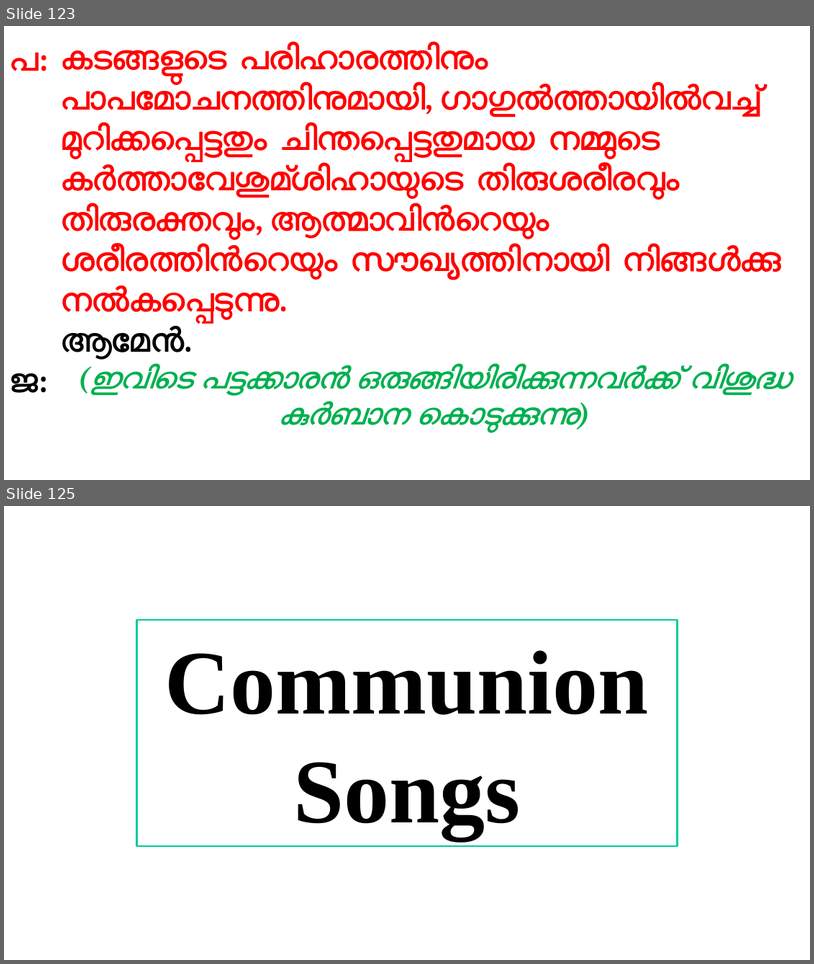
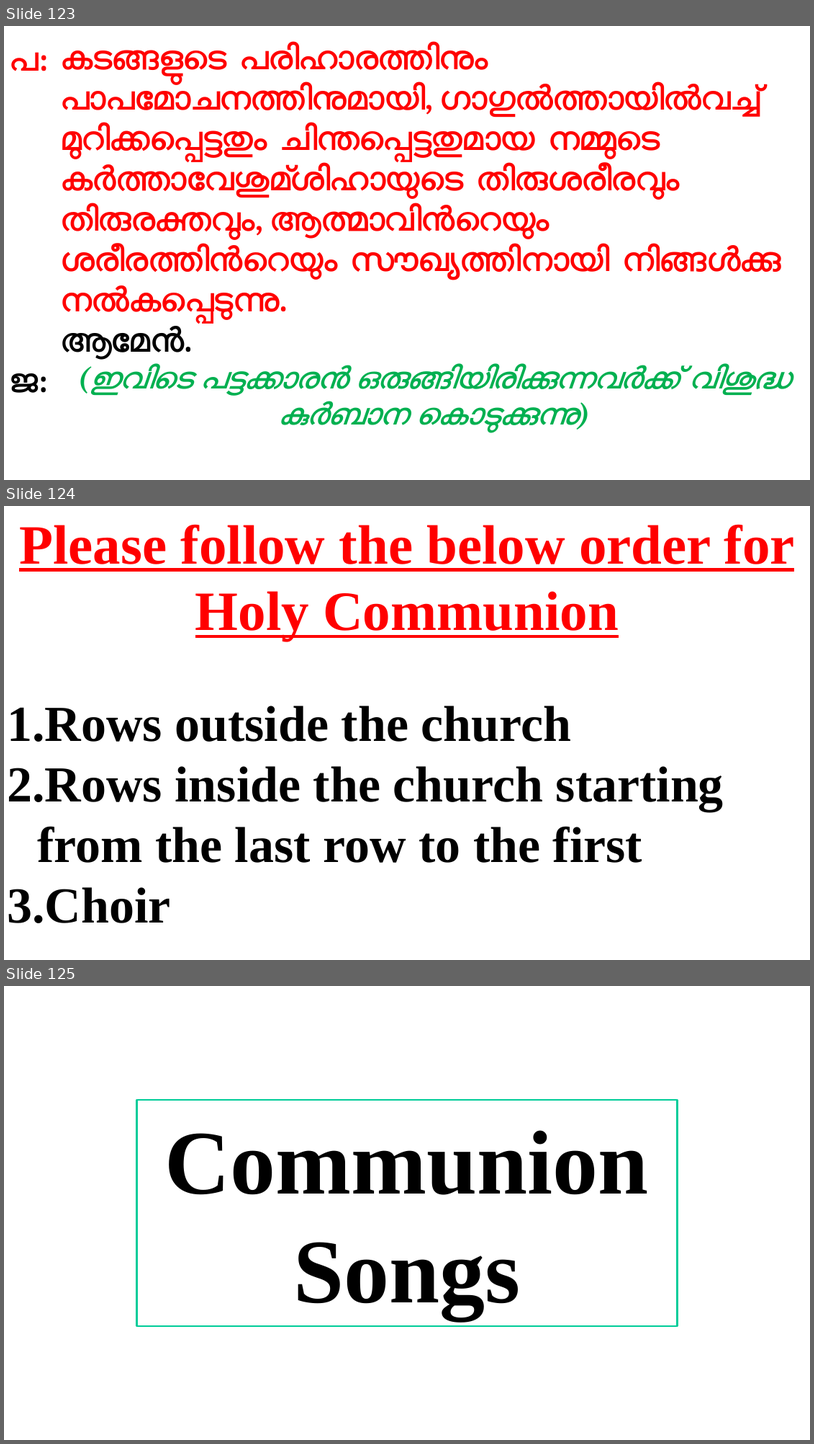
Before and after one commit to gijocode/Church_PPT_Utility, a slide deck: templates/malayalam_service_template.pptx. Shown one above the other, each under a label of ours: slides 123 and 125 before the commit, slides 123, 124 and 125 after it; the slides between them are not shown. The pictures are 814x964 and 814x1444 pixels, drawn with LibreOffice and Linux fonts; fonts in the diff are those of the drawing. Boxes give left, top, right and bottom in pixels: in the first picture for what was removed or moved away, otherwise in the second. Text is boxed around its words. In the diff, an @@ line names an element or a change of style, - is before the commit and + after.

```diff
--- a/templates/malayalam_service_template.pptx
+++ b/templates/malayalam_service_template.pptx
@@ slide 124 added at (4,506,810,960), background #FFFFFF @@
@@ text added at (19,524,795,641), 66 pt, text #FF0000, bold, underline @@
+Please follow the below order for Holy Communion
@@ text added at (7,705,724,923), 60 pt, text #000000, bold @@
+1. Rows outside the church
+2. Rows inside the church starting from the last row to the first
+3. Choir
```
Also in this commit, not shown: 1 other slide added, 2 slides removed, 1 other file.
